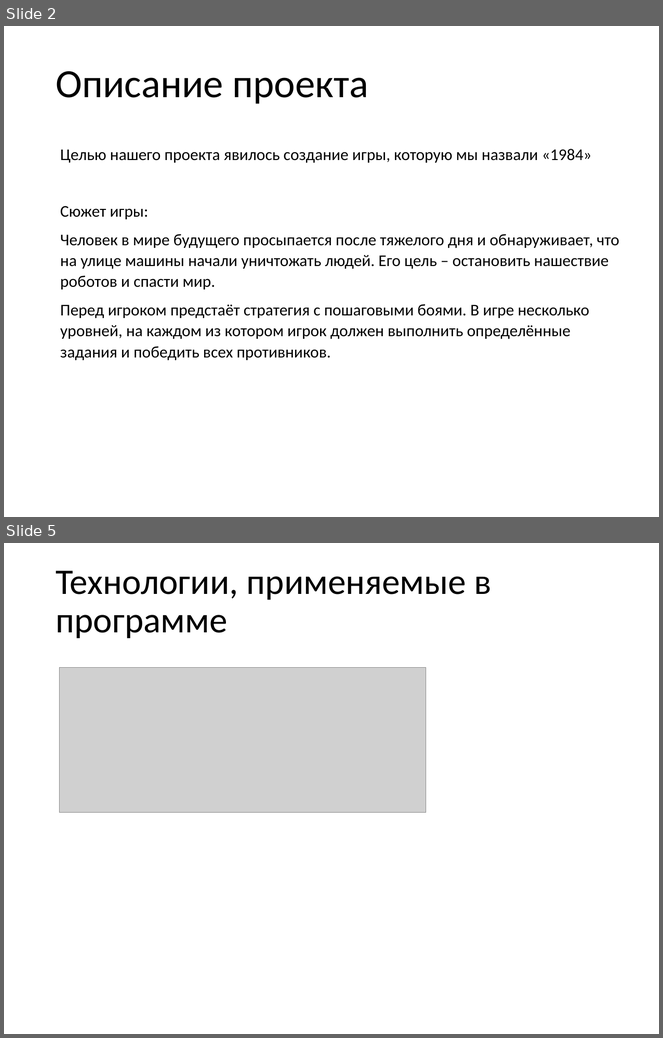
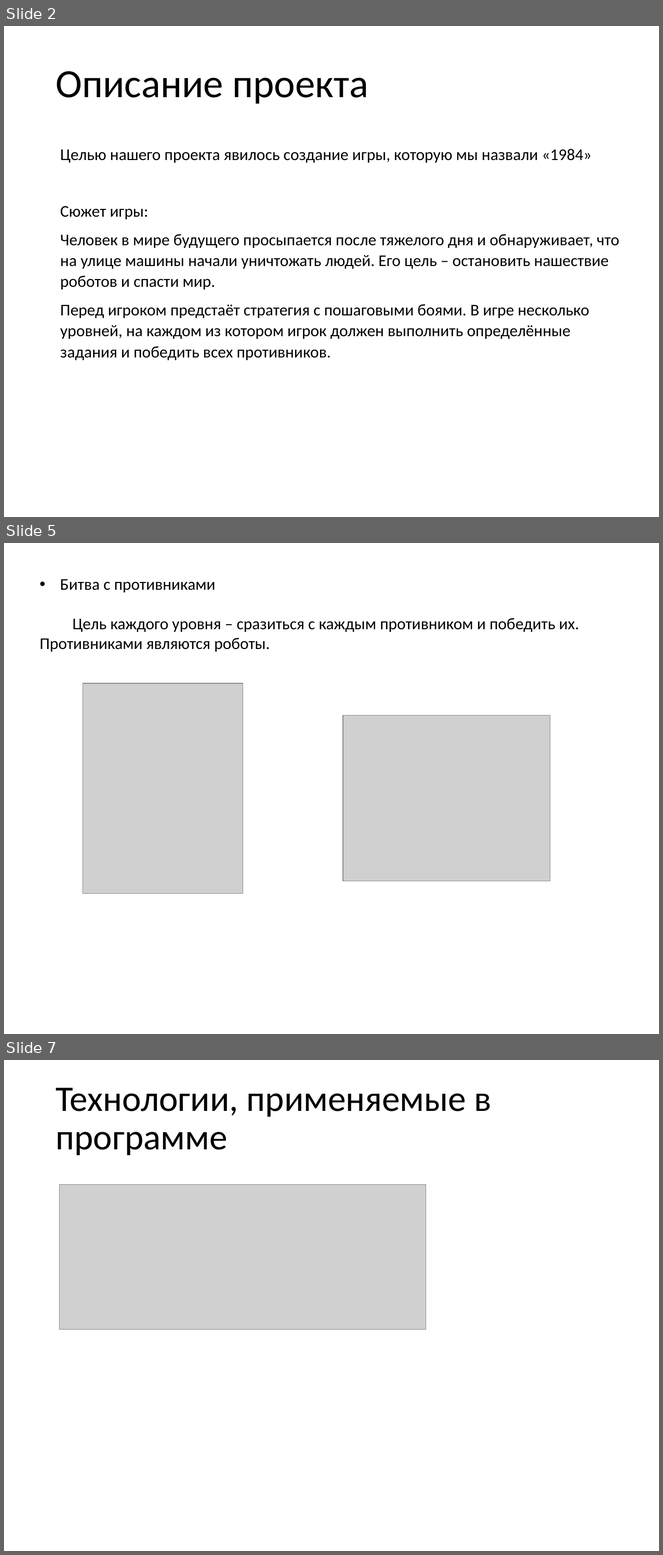
Before and after one commit to ScarletFlame611/1984-game, a slide deck: 1984.pptx. Shown one above the other, each under a label of ours: slides 2 and 5 before the commit, slides 2, 5 and 7 after it; the slides between them are not shown. The pictures are 663x1038 and 663x1555 pixels, drawn with LibreOffice and Linux fonts; fonts in the diff are those of the drawing; grey boxes stand for pictures; background and template pictures are left out. Boxes give left, top, right and bottom in pixels: in the first picture for what was removed or moved away, otherwise in the second. Text is boxed around its words. In the diff, an @@ line names an element or a change of style, - is before the commit and + after.

```diff
--- a/1984.pptx
+++ b/1984.pptx
@@ slide 5 added at (4, 543, 659, 1034), background picture (left out) @@
@@ text added at (40, 579, 580, 652), 18 pt, text #000000 @@
+• Битва с противниками
+Цель каждого уровня – сразиться с каждым противником и победить их. Противниками являются роботы.
@@ picture added at (83, 683, 243, 893) @@
@@ picture added at (343, 715, 551, 881) @@
@@ what was slide 5 is now slide 7 @@
```
Also in this commit, not shown: 1 slide changed, 4 other slides added, 2 slides removed, 1 other file.
